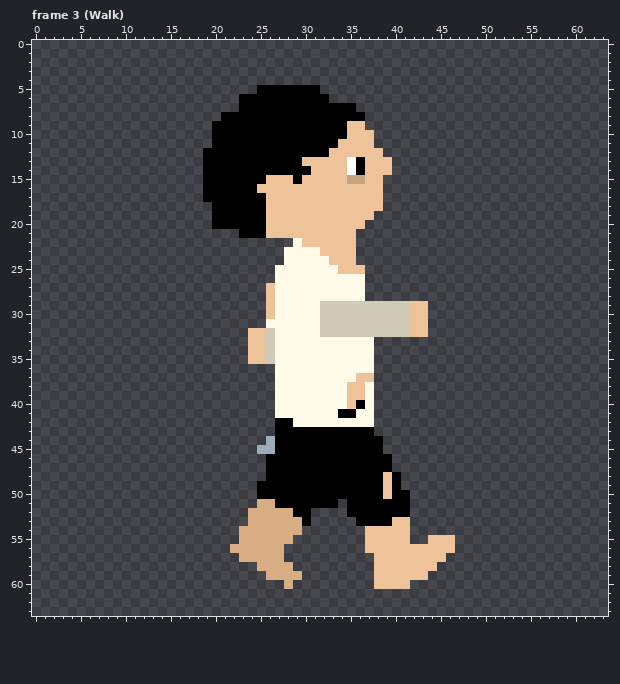
Pixel-art file: assets/personajes/protagonista.aseprite. The picture above is the old version.
64x64 pixels, 16 frames. Colours within 5 levels of each other are drawn and written as one. Shown: frame 3 (Walk). The commit also changed other frames, which this record leaves out.
The same view after the edit:
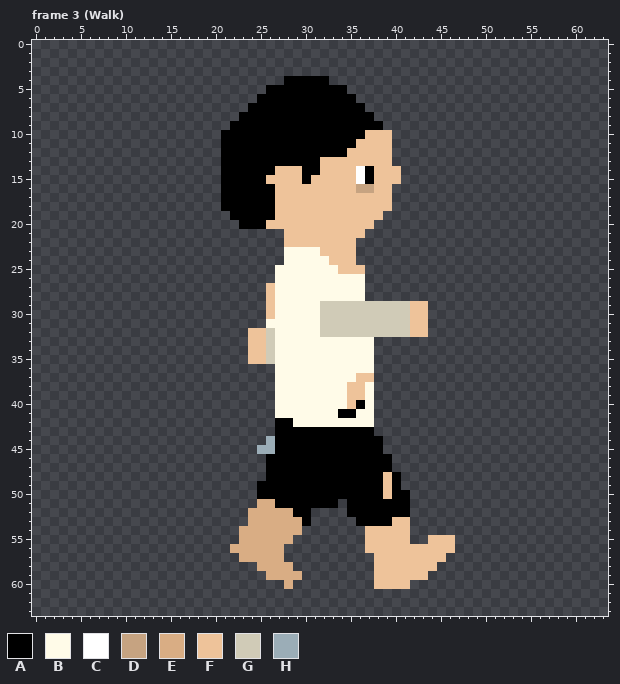
Palette (. is transparent): A #000000  B #fffbe8  C #ffffff  D #c6a381  E #d9ad84  F #eec39a  G #d0cbb7  H #9badb7
What changed:
{"where": "frame 3 (Walk), layer \"Head\""}
{"frame":3,"y":4,"x":28,"old":".....","new":"AAAAA"}
{"frame":3,"y":5,"x":25,"old":"A","new":"."}
{"frame":3,"y":5,"x":32,"old":"...","new":"AAA"}
{"frame":3,"y":6,"x":23,"old":"AA","new":".."}
{"frame":3,"y":6,"x":33,"old":"...","new":"AAA"}
{"frame":3,"y":7,"x":23,"old":"A","new":"."}
{"frame":3,"y":7,"x":36,"old":".","new":"A"}
{"frame":3,"y":8,"x":21,"old":"AA","new":".."}
{"frame":3,"y":8,"x":37,"old":".","new":"A"}
{"frame":3,"y":9,"x":20,"old":"AA","new":".."}
{"frame":3,"y":9,"x":35,"old":"FF..","new":"AAAA"}
{"frame":3,"y":10,"x":20,"old":"A","new":"."}
{"frame":3,"y":10,"x":35,"old":"FF","new":"AA"}
{"frame":3,"y":10,"x":38,"old":"..","new":"FF"}
{"frame":3,"y":11,"x":20,"old":"A","new":"."}
{"frame":3,"y":11,"x":34,"old":"FF","new":"AA"}
{"frame":3,"y":11,"x":38,"old":"..","new":"FF"}
{"frame":3,"y":12,"x":19,"old":"AA","new":".."}
{"frame":3,"y":12,"x":33,"old":"FF","new":"AA"}
{"frame":3,"y":12,"x":39,"old":".","new":"F"}
{"frame":3,"y":13,"x":19,"old":"AA","new":".."}
{"frame":3,"y":13,"x":30,"old":"FF","new":"AA"}
{"frame":3,"y":13,"x":35,"old":"CA","new":"FF"}
{"frame":3,"y":14,"x":19,"old":"AA","new":".."}
{"frame":3,"y":14,"x":27,"old":"AAA","new":"FFF"}
{"frame":3,"y":14,"x":31,"old":"F","new":"A"}
{"frame":3,"y":14,"x":35,"old":"CAF","new":"FCA"}
{"frame":3,"y":14,"x":40,"old":".","new":"F"}
{"frame":3,"y":15,"x":19,"old":"AA","new":".."}
{"frame":3,"y":15,"x":29,"old":"AF","new":"FA"}
{"frame":3,"y":15,"x":35,"old":"DDF","new":"FCA"}
{"frame":3,"y":15,"x":39,"old":"..","new":"FF"}
{"frame":3,"y":16,"x":19,"old":"AA","new":".."}
{"frame":3,"y":16,"x":25,"old":"FF","new":"AA"}
{"frame":3,"y":16,"x":36,"old":"FF","new":"DD"}
{"frame":3,"y":16,"x":39,"old":".","new":"F"}
{"frame":3,"y":17,"x":19,"old":"AA","new":".."}
{"frame":3,"y":17,"x":26,"old":"F","new":"A"}
{"frame":3,"y":17,"x":39,"old":".","new":"F"}
{"frame":3,"y":18,"x":20,"old":"A","new":"."}
{"frame":3,"y":18,"x":26,"old":"F","new":"A"}
{"frame":3,"y":18,"x":39,"old":".","new":"F"}
{"frame":3,"y":19,"x":20,"old":"AA","new":".."}
{"frame":3,"y":19,"x":26,"old":"F","new":"A"}
{"frame":3,"y":19,"x":38,"old":".","new":"F"}
{"frame":3,"y":20,"x":20,"old":"AAA","new":"..."}
{"frame":3,"y":20,"x":37,"old":".","new":"F"}
{"frame":3,"y":21,"x":23,"old":"AAAFF","new":"....."}
{"frame":3,"y":21,"x":36,"old":".","new":"F"}
{"frame":3,"y":22,"x":28,"old":".B","new":"FF"}
